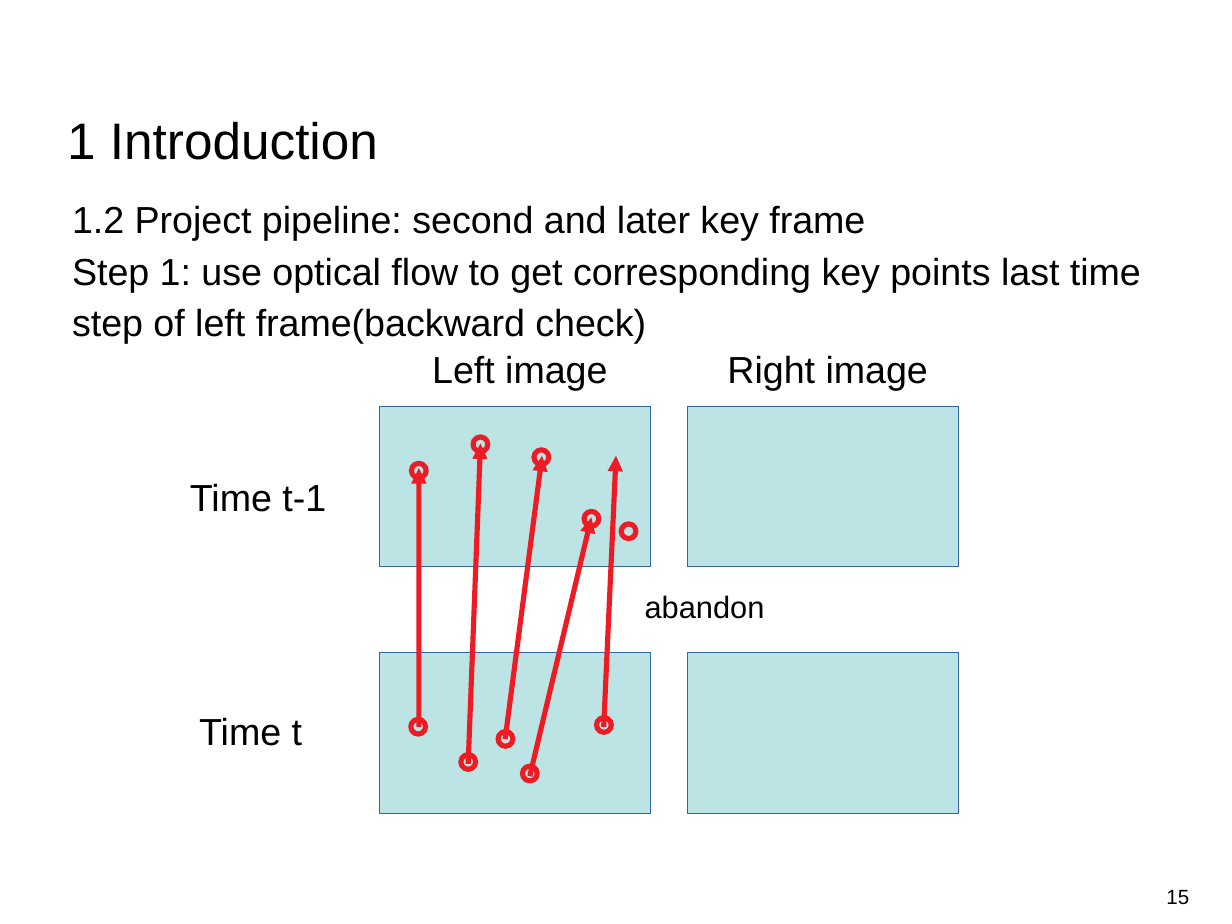
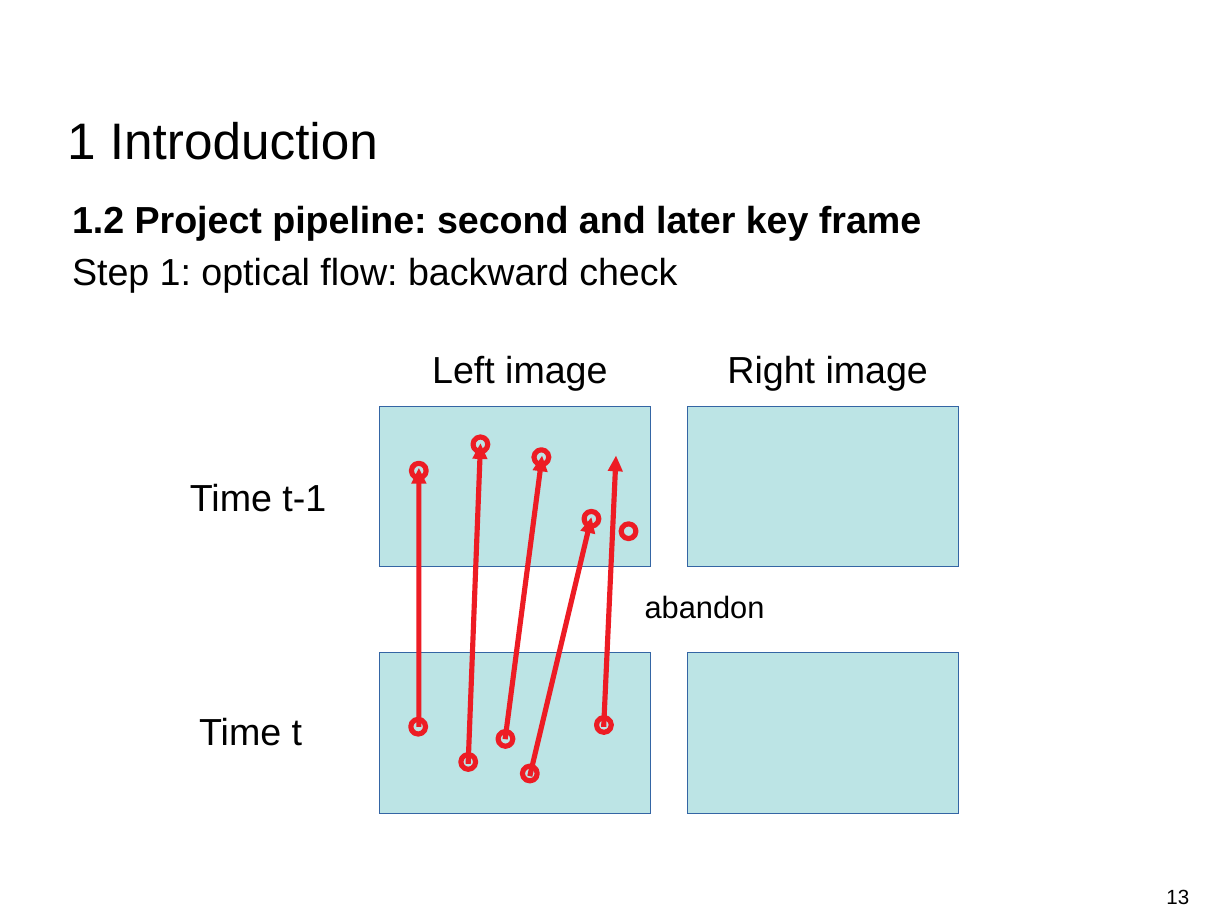
Before and after one commit to Tom-Huang/visual_navigation, a slide deck: slide 13 of FInal_Indirect Visual Odometry with Optical Flow.odp (slide 15 before the commit). Drawn at 1232x924 pixels with LibreOffice and Linux fonts; fonts in the diff are those of the drawing; background and template pictures are left out. Boxes give left, top, right and bottom in pixels: in the first picture for what was removed or moved away, otherwise in the second. Text is boxed around its words. In the diff, an @@ line names an element or a change of style, - is before the commit and + after.

```diff
--- a/FInal_Indirect Visual Odometry with Optical Flow.odp
+++ b/FInal_Indirect Visual Odometry with Optical Flow.odp
@@ text at [72, 205, 921, 241]: bold on in "1.2 Project pipeline: second and later key ..." @@
@@ text at [72, 257, 677, 292]: text changed @@
-Step 1: use optical flow to get corresponding key points last time step of left frame(backward check)
+Step 1: optical flow: backward check
@@ page number at [1166, 889, 1189, 905]: text changed @@
-15
+13
```
Also in this commit, not shown: 29 other slides changed, 5 slides removed, 5 other files.
